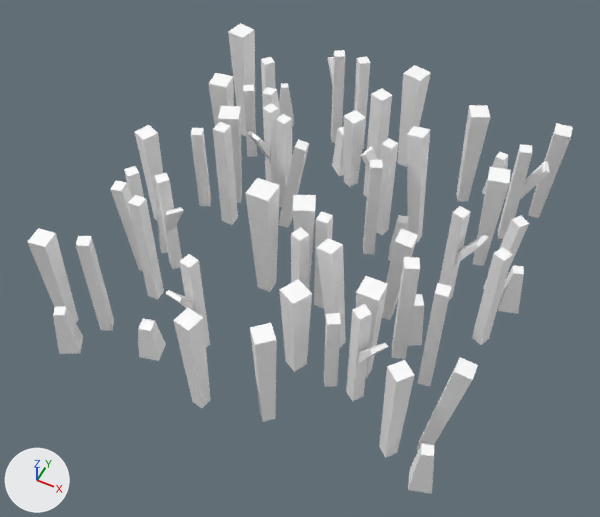
Before and after pictures for a commit that changed the glTF model assets/synty/simple_fantasy/models/SF_Prop_Crops_Wheat_01.glb.
Rendered twice from a 50 mm camera at (0.0542, -0.1209, 0.1512) aimed at (-0.0018, -0.0089, 0.0112). The lights are fixed; the arrows at lower left show +X, +Y and +Z.

Before the edit, the objects in view are built like this:
```python
mat_lambert1 = principled_material('lambert1')
mat_lambert1.base_color = (1.0, 1.0, 1.0)  # white #ffffff
mat_lambert1.roughness = 0.553
me_mesh = bpy.data.meshes.new('Mesh')
me_mesh.from_pydata(...)  # 544 vertices, 680 faces; spans x -0.0459..0.0462, y -0.0495..0.0493, z 0.0011..0.0338
me_mesh.materials.append(mat_lambert1)  # white #ffffff
ob_sf_prop_crops_wheat_01 = bpy.data.objects.new('SF_Prop_Crops_Wheat_01', me_mesh)
ob_sf_prop_crops_wheat_01.location = (0.0, 0.0, 0.0)
```
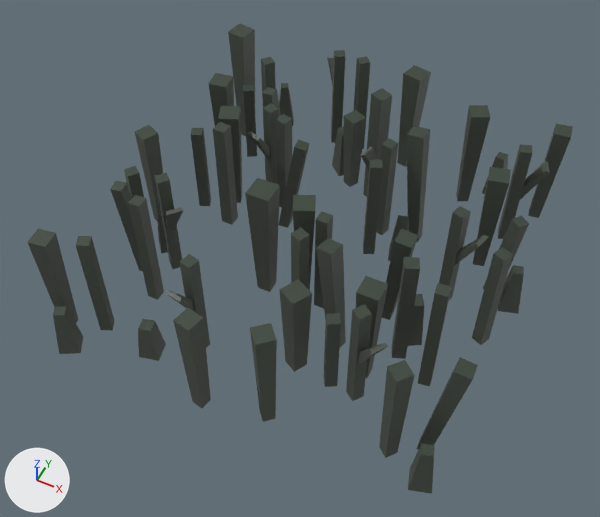
Where the change shows, as pixel boxes [x1, y1, x2, y2] in the pictures (600 x 517 px):
'SF_Prop_Crops_Wheat_01', surface changed (grey to black): [27, 23, 573, 494] in both

The edits, one by one:
Picture 'Undead_Footman_01' (img_undead_footman_01) is new.
In material 'lambert1' (mat_lambert1), base_color is no longer (1.0, 1.0, 1.0), white #ffffff.
In material 'lambert1' (mat_lambert1), texture is now set to img_undead_footman_01.
